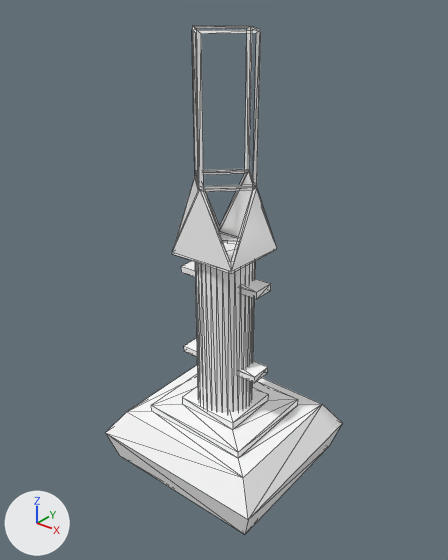
Two versions of the glTF model Test/Boya.glb, one commit apart.
Before and after are seen from a camera (50 mm lens) standing at (2.82, -3.53, 2.17) and looking at (0.0, -0.01, -0.01). The lights are fixed; the arrows at lower left show +X, +Y and +Z. Mesh edges are drawn as thin lines. Where no turn or scale is listed for an object, it has been applied to the vertices. Vertices at the same position are counted once.
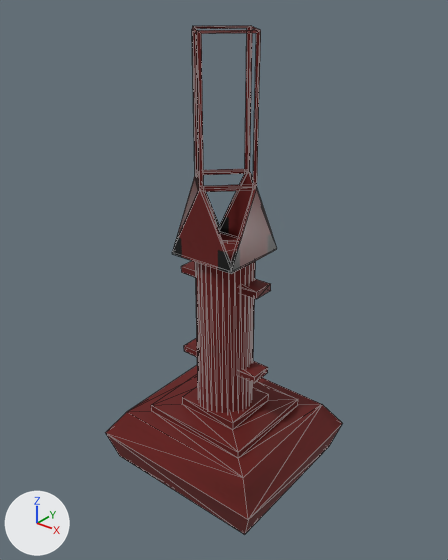
Changed parts and their boxes (x1, y1, x2, y2) in the pictures (448 x 560 px):
```json
{"object": "Cube.003", "change": "surface changed, reshaped", "before": [106, 26, 342, 534], "after": [106, 26, 342, 534], "on screen": "white to red"}
{"part": 1, "of": "me_cube_012", "change": "built on", "before": [192, 26, 260, 189], "after": [192, 26, 260, 189]}
```

The change, as JSON lines over the scene's bpy script:
```json
{"op": "add", "block": "img_boya_texture", "code": ["img_boya_texture = load_image('boya_texture', '_unpacked/boya_texture', 1024, 1024, 'sRGB')"]}
{"block": "mat_red_plastic", "where": "n0 = _N.new('ShaderNodeBsdfPrincipled'); n0.name = 'Principled BSDF'"}
{"op": "remove", "block": "mat_red_plastic", "code": "n0.inputs[0].default_value = (1.0, 1.0, 1.0, 1.0)  # 'Base Color', white #ffffff"}
{"op": "add", "block": "mat_red_plastic", "code": "n2 = _N.new('ShaderNodeTexImage'); n2.name = 'Image Texture'"}
{"op": "add", "block": "mat_red_plastic", "code": "n2.image = img_boya_texture"}
{"op": "add", "block": "mat_red_plastic", "code": "n3 = _N.new('ShaderNodeUVMap'); n3.name = 'UV Map'"}
{"op": "add", "block": "mat_red_plastic", "code": "n3.uv_map = 'UVMap.001'"}
{"op": "add", "block": "mat_red_plastic", "code": "_L.new(n2.outputs[0], n0.inputs[0])  # 'Color' to 'Base Color'"}
{"op": "add", "block": "mat_red_plastic", "code": "_L.new(n3.outputs[0], n2.inputs[0])  # 'UV' to 'Vector'"}
{"block": "me_cube_012", "where": "# used by ob_cube_003; location = (0.0, 0.0, 0.0)"}
{"op": "remove", "block": "me_cube_012", "code": "me_cube_012.from_pydata(...)  # 160 vertices, 294 faces; spans x -0.79..0.81, y -0.73..0.73, z -1.9..1.87"}
{"op": "add", "block": "me_cube_012", "code": "me_cube_012.from_pydata(...)  # 219 vertices, 534 faces; spans x -0.79..0.81, y -0.73..0.73, z -1.9..1.87"}
{"block": "me_cube_012", "change": "me_cube_012 part 1"}
{"block": "me_cube_012", "change": "10 faces are deleted"}
{"block": "me_cube_012", "change": "59 vertices are added at x -0.79..0.81, y -0.73..0.73, z -1.9..1.87"}
{"block": "me_cube_012", "change": "250 new faces join them"}
```
